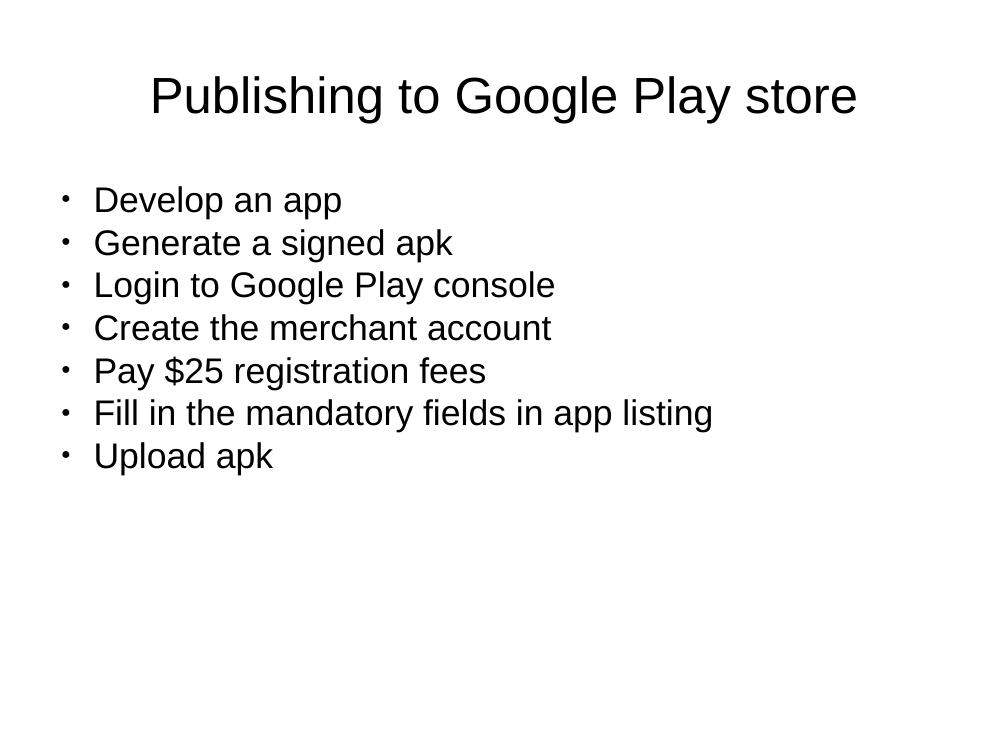
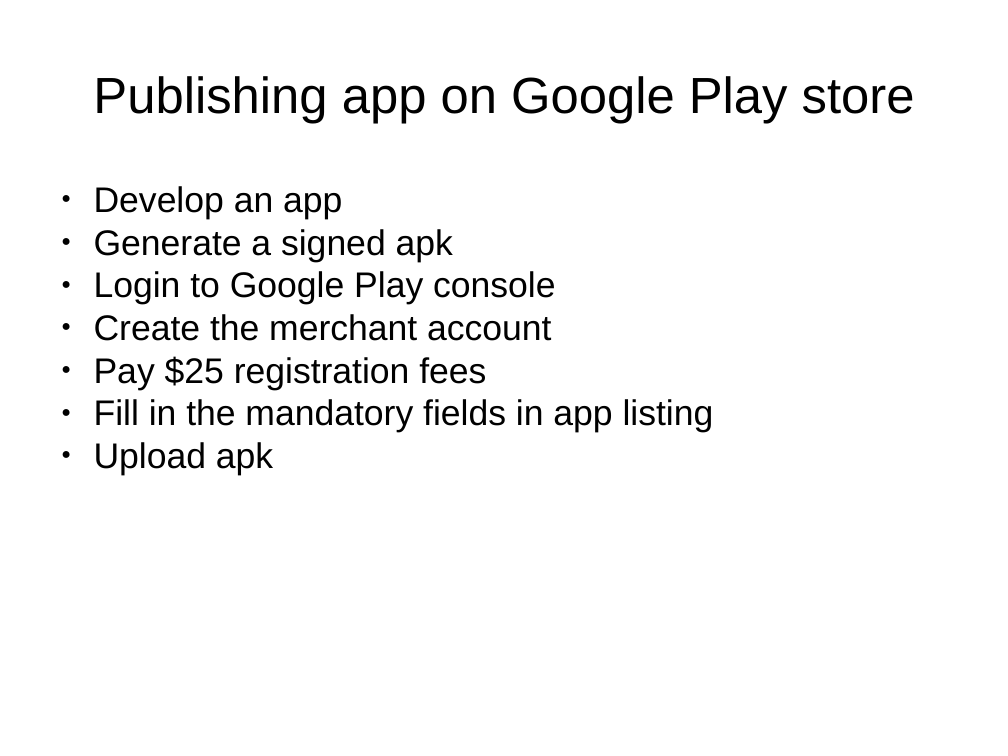
Before and after one commit to shwetaHerlekar/QuoteOfTheDay, a slide deck: slide 7 of documentation/Demo_Quote_of_the_day.pptx. Drawn at 1008x756 pixels with LibreOffice and Linux fonts; fonts in the diff are those of the drawing. Boxes give left, top, right and bottom in pixels: in the first picture for what was removed or moved away, otherwise in the second. Text is boxed around its words. In the diff, an @@ line names an element or a change of style, - is before the commit and + after.

```diff
--- a/documentation/Demo_Quote_of_the_day.pptx
+++ b/documentation/Demo_Quote_of_the_day.pptx
@@ text at bbox=[93, 76, 915, 124]: text changed @@
-Publishing to Google Play store
+Publishing app on Google Play store
```
Also in this commit, not shown: 2 other slides changed.
